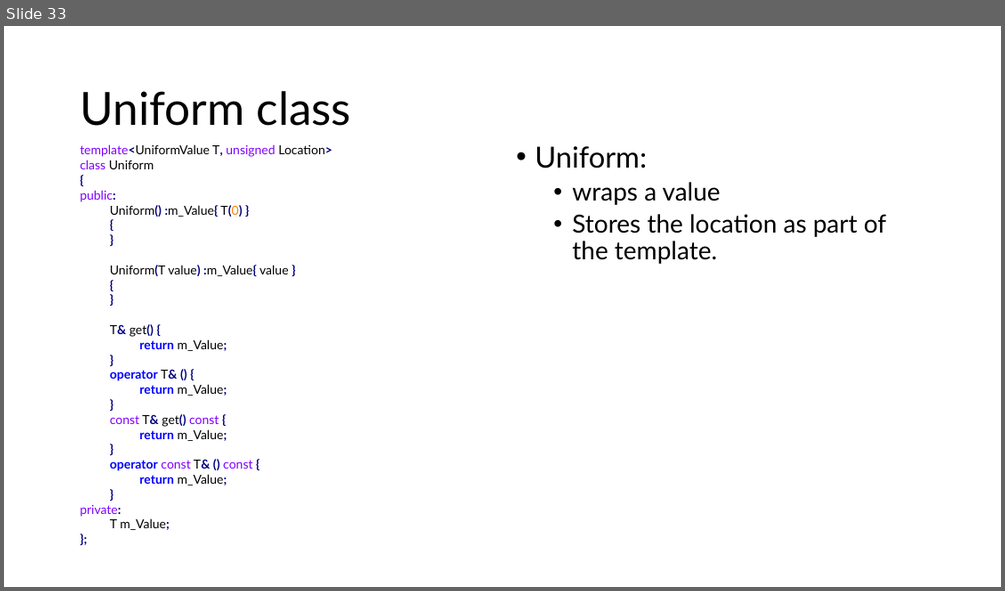
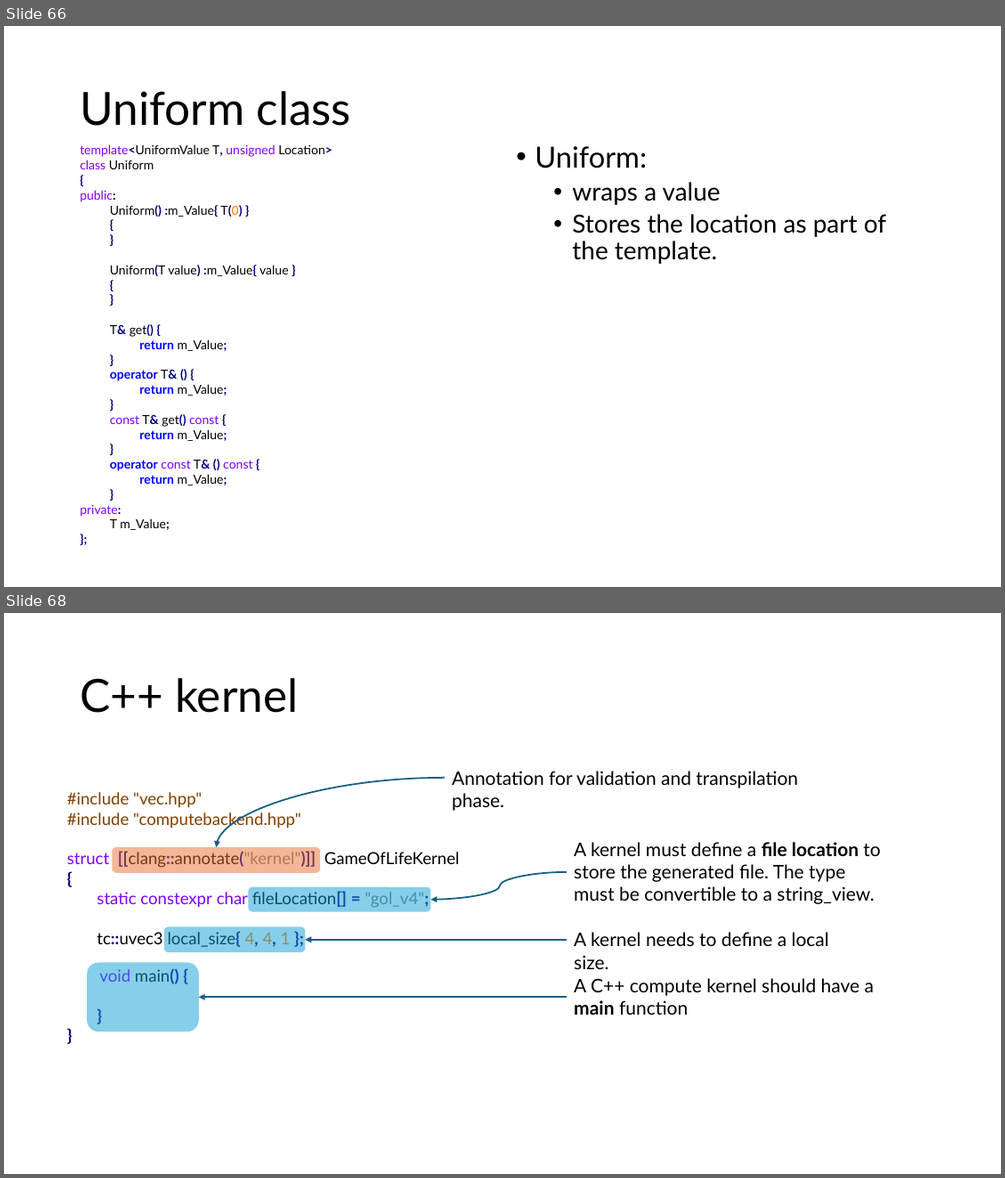
Before and after one commit to samynk/TinyCompute, a slide deck: Docs/presentations/cppcon2025.pptx. Shown one above the other, each under a label of ours: slide 33 before the commit, slides 66 and 68 after it; the slides between them are not shown. The pictures are 1005x591 and 1005x1178 pixels, drawn with LibreOffice and Linux fonts; fonts in the diff are those of the drawing. Boxes give left, top, right and bottom in pixels: in the first picture for what was removed or moved away, otherwise in the second. Text is boxed around its words. In the diff, an @@ line names an element or a change of style, - is before the commit and + after.

```diff
--- a/Docs/presentations/cppcon2025.pptx
+++ b/Docs/presentations/cppcon2025.pptx
@@ slide 68 added at box(4, 613, 1001, 1174), background #FFFFFF @@
@@ title added at box(80, 678, 298, 713), 44 pt, text #000000 @@
+C++ kernel
@@ text added at box(452, 771, 798, 811), 18 pt, text #000000 @@
+Annotation for validation and transpilation phase.
@@ text added at box(67, 792, 460, 984), 16 pt, text #000000 @@
+#include "vec.hpp"
+#include "computebackend.hpp"
+struct [[clang::annotate("kernel")]] GameOfLifeKernel
+{
+static constexpr char fileLocation[] = "gol_v4";
+tc::uvec3 local_size{ 4, 4, 1 };
+void main() {
+}
+}
@@ curved arrow added from (445, 778) to (217, 847), #156082 1.5 pt @@
@@ rounded rectangle added at box(112, 847, 320, 873), fill #E97132 at 50% opacity @@
@@ text added at box(574, 842, 880, 904), 18 pt, text #000000 @@
+A kernel must define a file location to store the generated file. The type must be convertible to a string_view.
@@ curved arrow added from (566, 872) to (431, 900), #156082 1.5 pt @@
@@ rounded rectangle added at box(249, 887, 431, 911), fill #0F9ED5 at 50% opacity @@
@@ rounded rectangle added at box(164, 927, 305, 952), fill #0F9ED5 at 50% opacity @@
@@ text added at box(574, 932, 829, 969), 18 pt, text #000000 @@
+A kernel needs to define a local size.
@@ elbow arrow added from (566, 940) to (306, 940), #156082 1.5 pt @@
@@ rounded rectangle added at box(87, 962, 199, 1031), fill #0F9ED5 at 50% opacity @@
@@ text added at box(574, 978, 874, 1014), 18 pt, text #000000 @@
+A C++ compute kernel should have a main function
@@ arrow added from (566, 997) to (199, 997), #156082 1.5 pt @@
@@ what was slide 33 is now slide 66 @@
```
Also in this commit, not shown: 7 slides changed, 44 other slides added, 1 slide removed, 18 other files.
